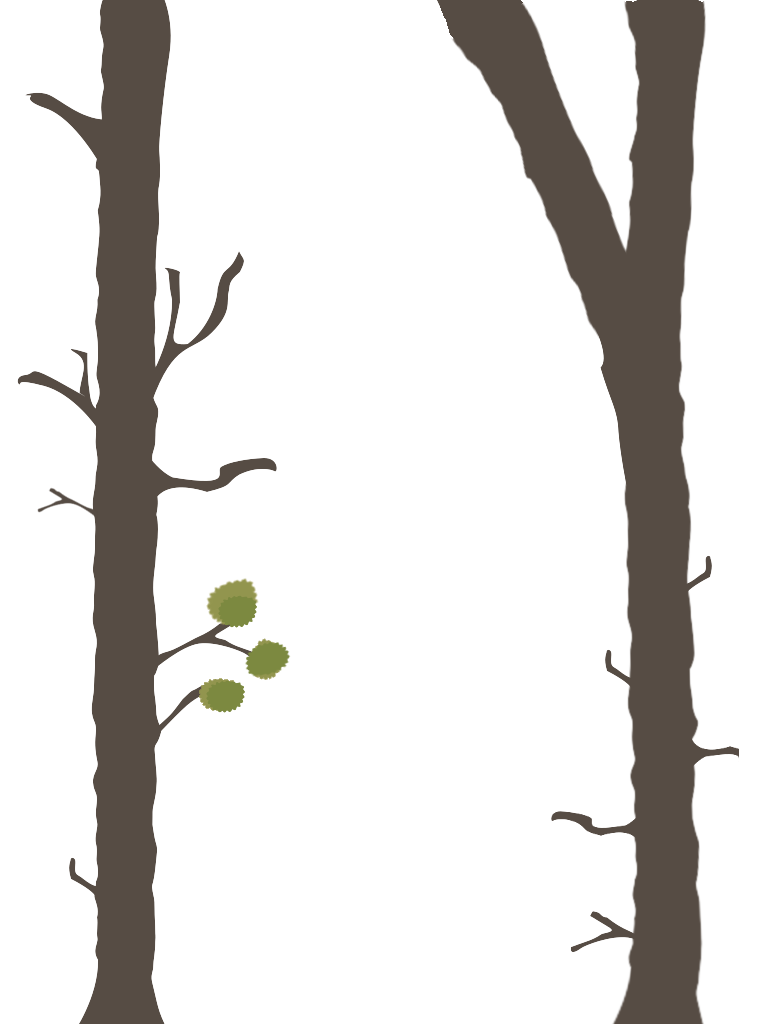
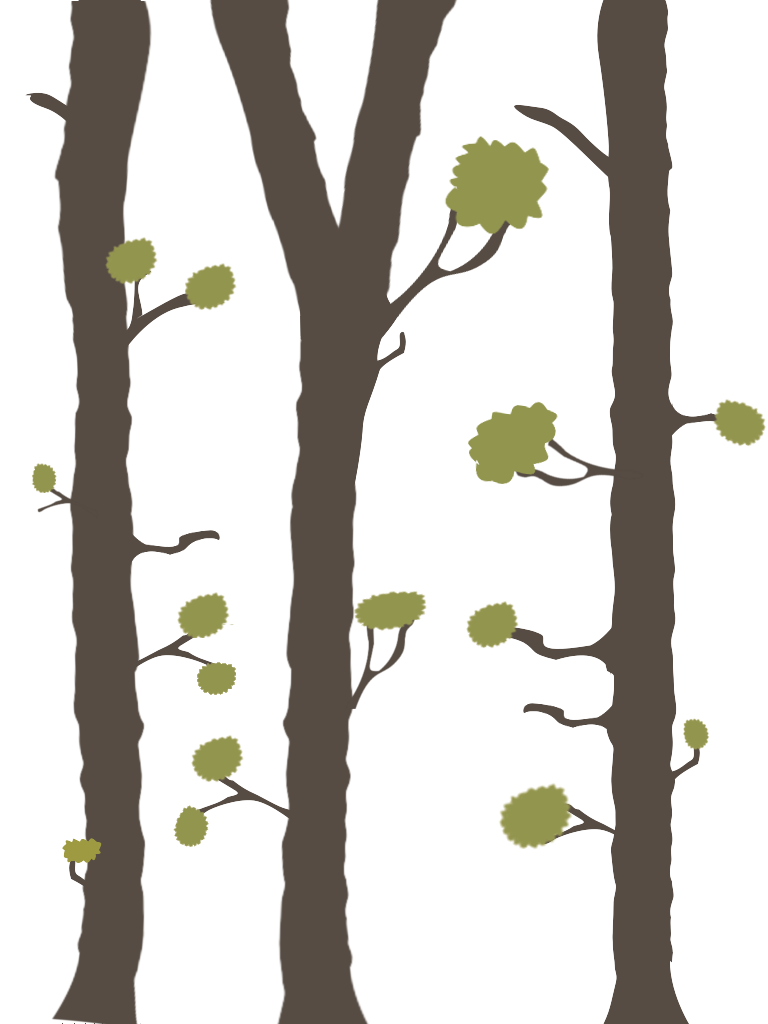
Layers edited between the first and the second 768×1024 image:
renamed "Leaves03" to "FrontLeaves", hid it, painted on it over (17, 73, 732, 970)
renamed "Leaves01" to "RearLeaves", hid it, painted on it over (17, 55, 763, 982)
renamed "Banch01" to "Banches", hid it, painted on it over (17, 92, 739, 963)
hid "FrontTruncs" over (79, 0, 707, 1024)
added layer "BACKLeaves" above "BACKBranches" over (31, 136, 766, 863)
added layer "BACKBranches" above "BACKTruncs" over (25, 92, 720, 963)
added layer "BACKTruncs" above "Trees" over (51, 0, 689, 1024)
